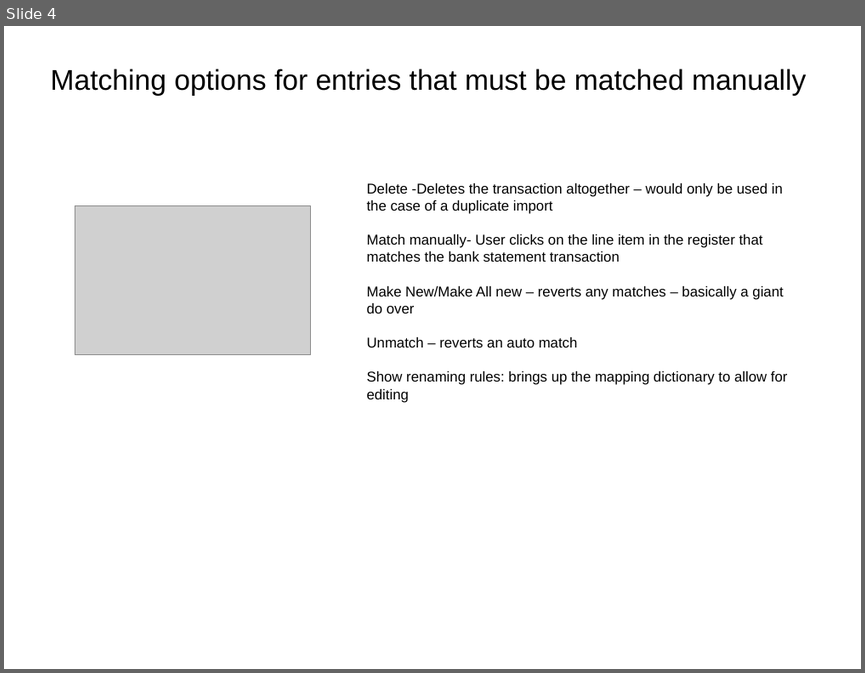
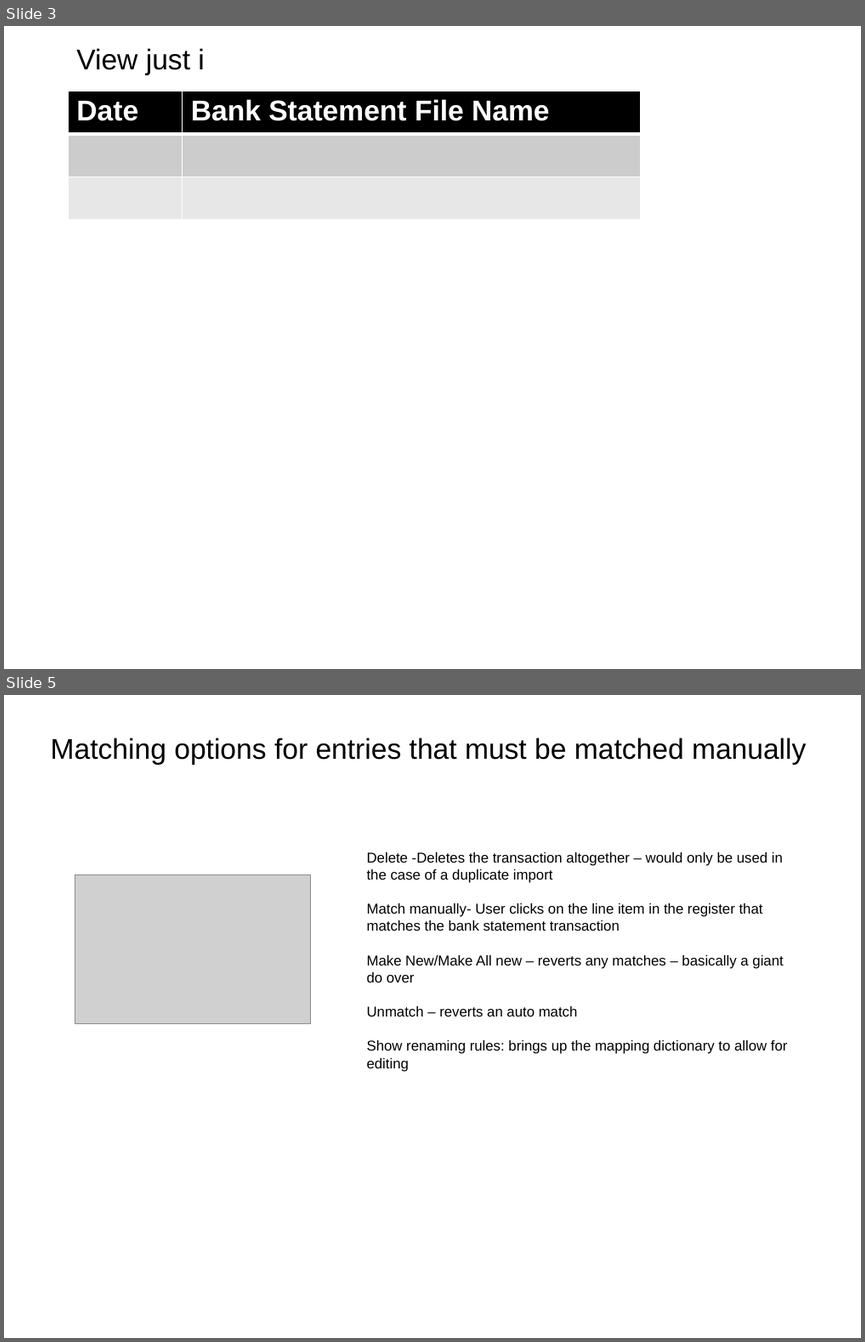
Before and after one commit to AphelionSoftware/Pagatech, a slide deck: Documentation/Wireframes/CashPool_CardDeposit.pptx. Shown one above the other, each under a label of ours: slide 4 before the commit, slides 3 and 5 after it; the slides between them are not shown. The pictures are 865x673 and 865x1342 pixels, drawn with LibreOffice and Linux fonts; fonts in the diff are those of the drawing; grey boxes stand for pictures. Boxes give left, top, right and bottom in pixels: in the first picture for what was removed or moved away, otherwise in the second. Text is boxed around its words. In the diff, an @@ line names an element or a change of style, - is before the commit and + after.

```diff
--- a/Documentation/Wireframes/CashPool_CardDeposit.pptx
+++ b/Documentation/Wireframes/CashPool_CardDeposit.pptx
@@ slide 3 added at [4, 26, 861, 669], background #FFFFFF @@
@@ text added at [76, 48, 204, 75], 24 pt, text #000000 @@
+View just i
@@ table added at [69, 91, 641, 196], 3 rows, 2 columns @@
+Date | Bank Statement File Name
+ | 
+ | 
@@ what was slide 4 is now slide 5 @@
```
Also in this commit, not shown: 3 slides changed.
